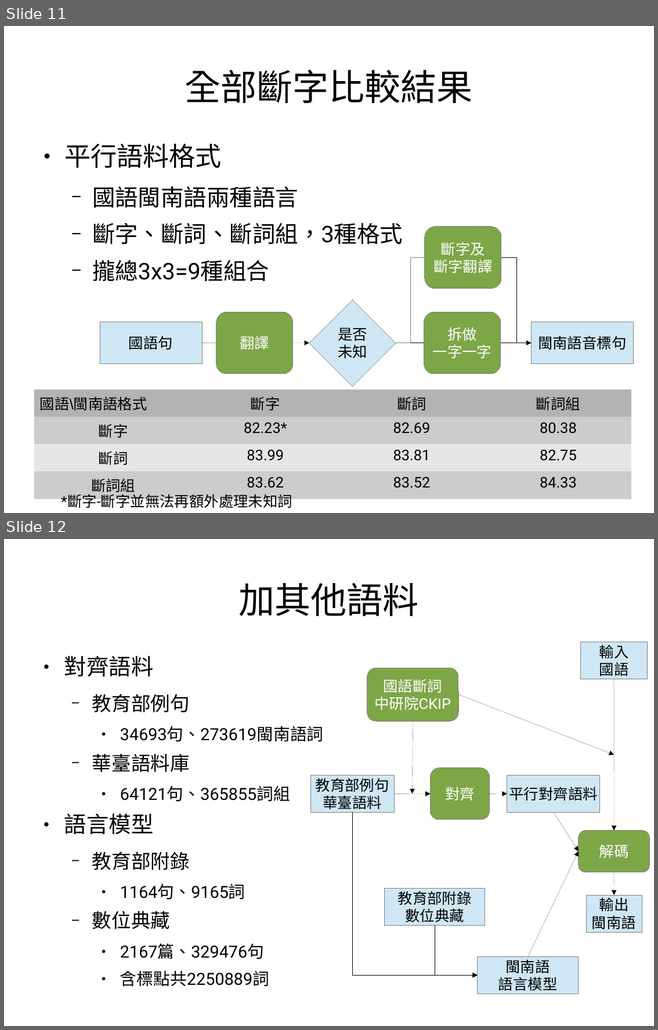
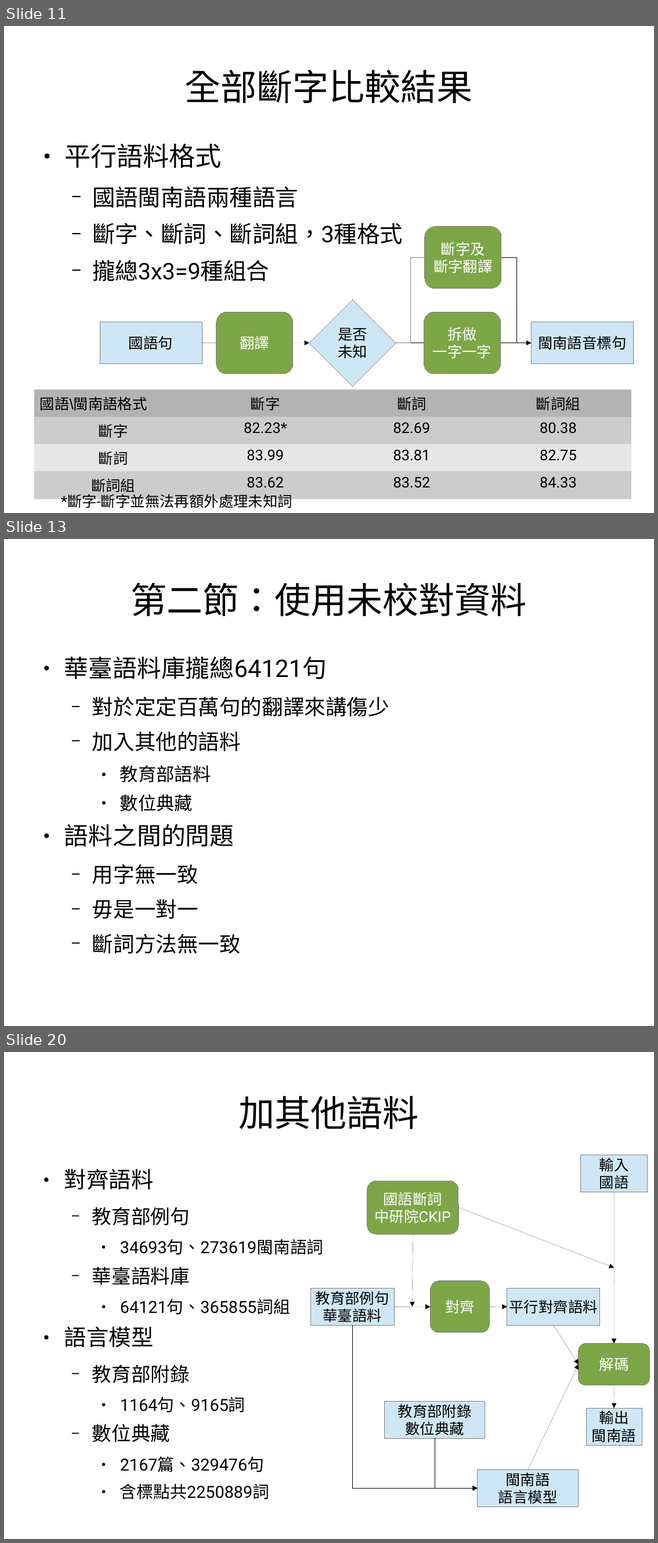
Before and after one commit to sih4sing5hong5/po3-ko3_tau5-iann2-phinn3, a slide deck: 翻譯報告.odp. Shown one above the other, each under a label of ours: slides 11 and 12 before the commit, slides 11, 13 and 20 after it; the slides between them are not shown. The pictures are 658x1030 and 658x1543 pixels, drawn with LibreOffice and Linux fonts; fonts in the diff are those of the drawing. Boxes give left, top, right and bottom in pixels: in the first picture for what was removed or moved away, otherwise in the second. Text is boxed around its words. In the diff, an @@ line names an element or a change of style, - is before the commit and + after.

Commit message:
加語料的說明 丞宏

```diff
--- a/翻譯報告.odp
+++ b/翻譯報告.odp
@@ slide 13 added at [4,539,654,1026], background #FFFFFF @@
@@ title added at [130,583,527,617], 44 pt, text #000000 @@
+第二節：使用未校對資料
@@ text added at [64,657,389,954], 25.9 pt, text #000000 @@
+● 華臺語料庫攏總64121句
+  − 對於定定百萬句的翻譯來講傷少
+  − 加入其他的語料
+    ● 教育部語料
+    ● 數位典藏
+● 語料之間的問題
+  − 用字無一致
+  − 毋是一對一
+  − 斷詞方法無一致
@@ what was slide 12 is now slide 20 @@
```
Also in this commit, not shown: 3 slides changed, 5 other slides added.
